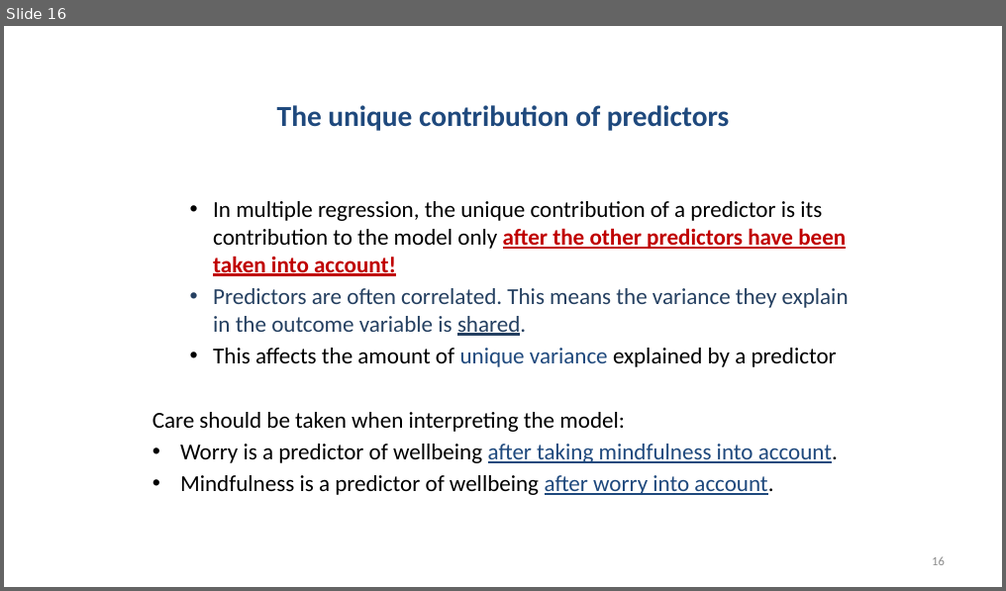
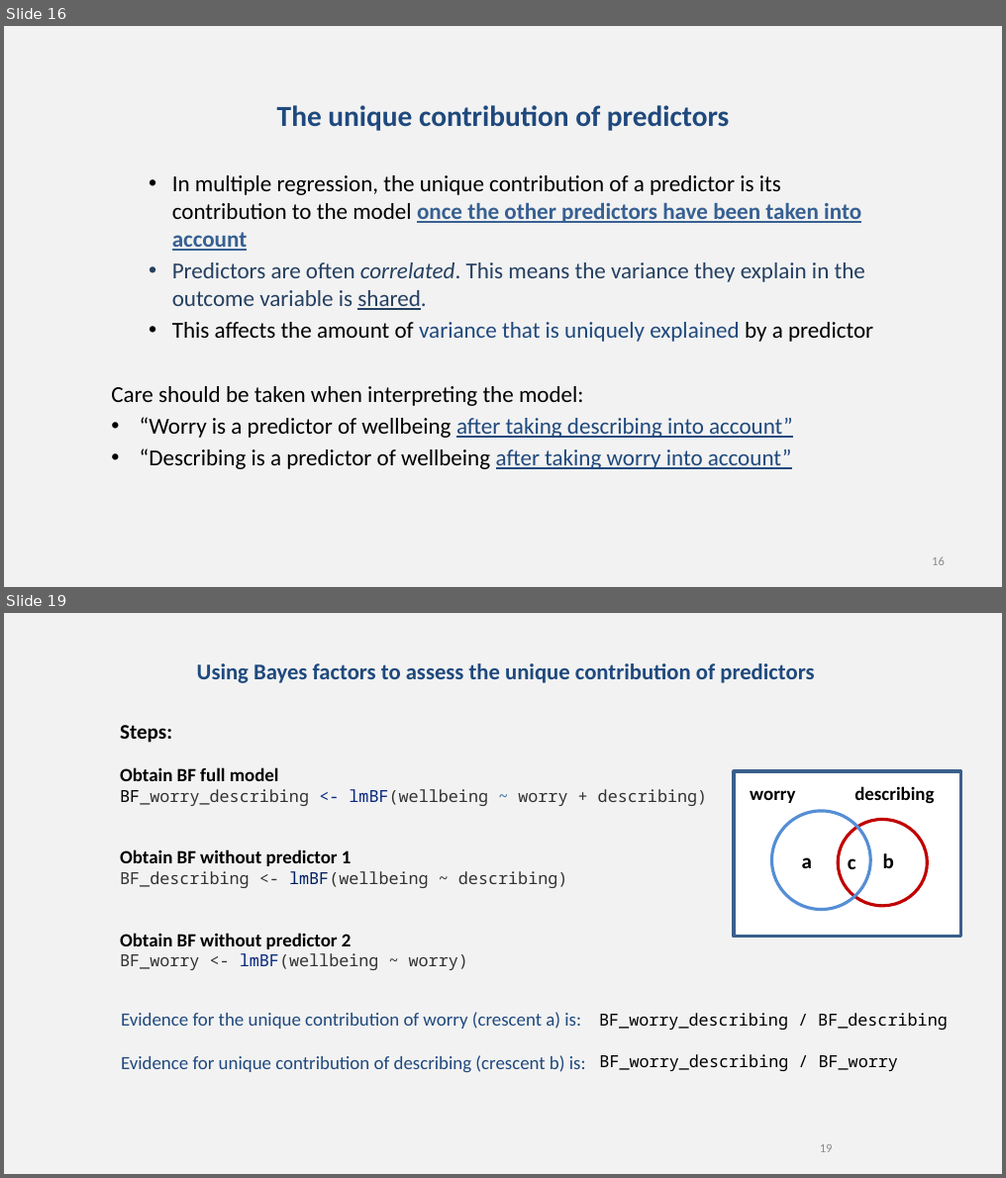
Before and after one commit to chrisjberry/datafluencyCB, a slide deck: docs/slides/PSYC753_L2_MultipleRegression1.pptx. Shown one above the other, each under a label of ours: slide 16 before the commit, slides 16 and 19 after it; the slides between them are not shown. The pictures are 1006x591 and 1006x1178 pixels, drawn with LibreOffice and Linux fonts; fonts in the diff are those of the drawing. Boxes give left, top, right and bottom in pixels: in the first picture for what was removed or moved away, otherwise in the second. Text is boxed around its words. In the diff, an @@ line names an element or a change of style, - is before the commit and + after.

```diff
--- a/docs/slides/PSYC753_L2_MultipleRegression1.pptx
+++ b/docs/slides/PSYC753_L2_MultipleRegression1.pptx
@@ slide 19 added at (4, 613, 1002, 1174), background #F2F2F2 @@
@@ title added at (197, 663, 814, 683), 21.6 pt, text #1F497D, bold @@
+Using Bayes factors to assess the unique contribution of predictors
@@ text added at (120, 725, 708, 970), 16 pt, text #333333 @@
+Steps:
+Obtain BF full model
+BF_worry_describing <- lmBF(wellbeing ~ worry + describing)
+Obtain BF without predictor 1
+BF_describing <- lmBF(wellbeing ~ describing)
+Obtain BF without predictor 2
+BF_worry <- lmBF(wellbeing ~ worry)
@@ rectangle added at (734, 771, 961, 937), fill #FFFFFF, outline #3A5F8C 3 pt @@
@@ text added at (749, 790, 795, 803), 18 pt, text #000000, bold @@
+worry
@@ text added at (854, 786, 934, 804), 18 pt, text #000000, bold @@
+describing
@@ ellipse added at (772, 811, 871, 909), outline #558ED5 3 pt @@
@@ ellipse added at (838, 820, 927, 906), fill #FFFFFF, outline #C00000 3 pt @@
@@ text added at (802, 858, 812, 868), 20 pt, text #000000, bold @@
+a
@@ text added at (847, 859, 856, 869), 20 pt, text #000000, bold @@
+c
@@ text added at (883, 854, 894, 868), 20 pt, text #000000, bold @@
+b
@@ text added at (121, 1012, 581, 1029), 18 pt, text #1F497D @@
+Evidence for the unique contribution of worry (crescent a) is:
@@ text added at (599, 1013, 947, 1030), 16 pt, text #000000 @@
+BF_worry_describing / BF_describing
@@ text added at (121, 1056, 586, 1073), 18 pt, text #1F497D @@
+Evidence for unique contribution of describing (crescent b) is:
@@ text added at (599, 1055, 898, 1071), 16 pt, text #000000 @@
+BF_worry_describing / BF_worry
@@ page number added at (820, 1145, 833, 1153), 12 pt, text #8C8C8C @@
+19
@@ slide 16 changed as well @@
@@ background #FFFFFF to #F2F2F2 @@
@@ text "In multiple regression, the unique ...": place and size @@
-text "In multiple regression, the unique ..." at (152, 201, 848, 495)
+text "In multiple regression, the unique ..." at (111, 175, 873, 470)
@@ text at (172, 175, 861, 251): text changed @@
-  • In multiple regression, the unique contribution of a predictor is its contribution to the model only after the other predictors have been taken into account!
+  • In multiple regression, the unique contribution of a predictor is its contribution to the model once the other predictors have been taken into account
@@ text at (172, 263, 865, 310): italic on in "correlated." @@
@@ text at (172, 322, 873, 342): text changed @@
-  • This affects the amount of unique variance explained by a predictor
+  • This affects the amount of variance that is uniquely explained by a predictor
@@ text at (140, 417, 793, 470): text changed @@
-• Worry is a predictor of wellbeing after taking mindfulness into account.
-• Mindfulness is a predictor of wellbeing after worry into account.
+• “Worry is a predictor of wellbeing after taking describing into account”
+• “Describing is a predictor of wellbeing after taking worry into account”
```
Also in this commit, not shown: 19 other slides changed, 1 other file.
